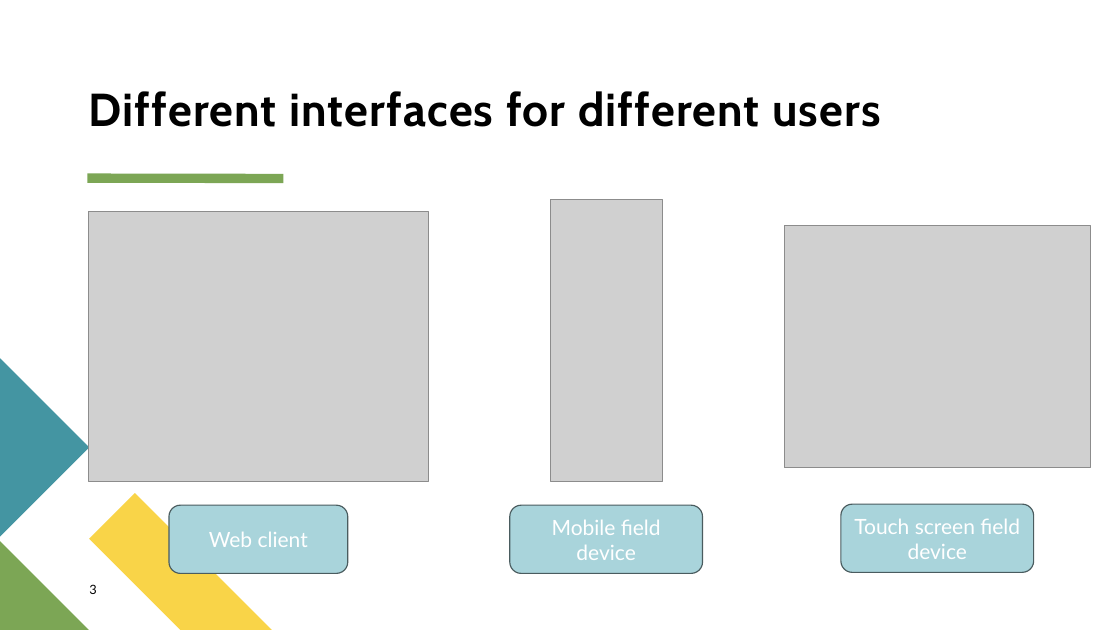
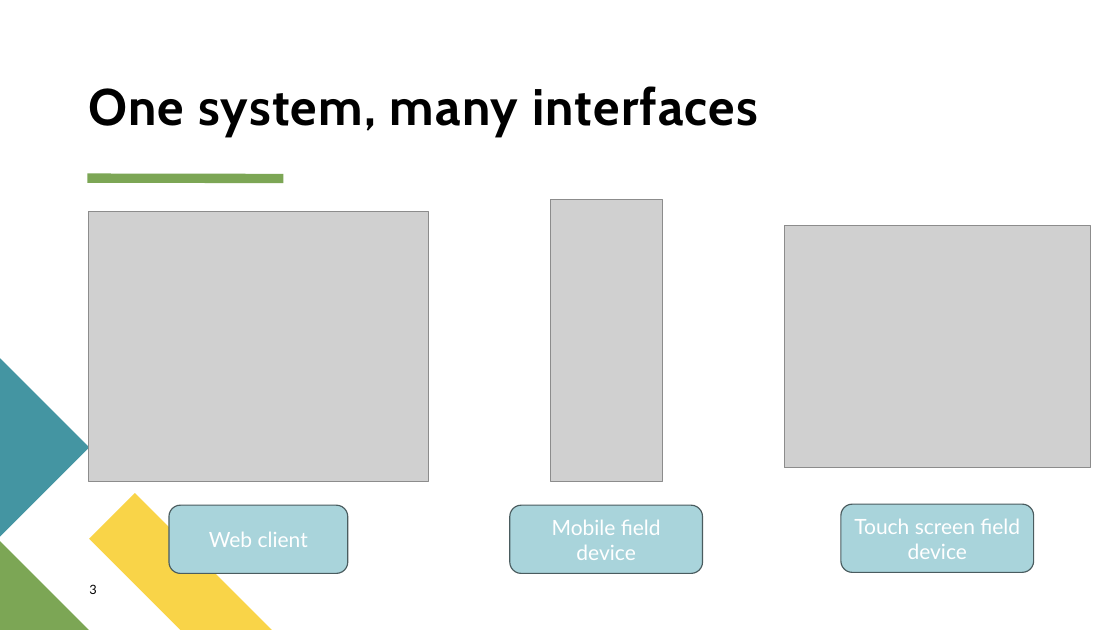
Before and after one commit to Masenello/personal, a slide deck: slide 3 of assets/files/Projects/mes/mes.pptx. Drawn at 1120x630 pixels with LibreOffice and Linux fonts; fonts in the diff are those of the drawing; grey boxes stand for pictures. Boxes give left, top, right and bottom in pixels: in the first picture for what was removed or moved away, otherwise in the second. Text is boxed around its words. In the diff, an @@ line names an element or a change of style, - is before the commit and + after.

```diff
--- a/assets/files/Projects/mes/mes.pptx
+++ b/assets/files/Projects/mes/mes.pptx
@@ title at (x1=89, y1=86, x2=758, y2=136): text changed; size 39.6 to 44 pt @@
-Different interfaces for different users
+One system, many interfaces
```
Also in this commit, not shown: 2 slides added, 6 other files.
